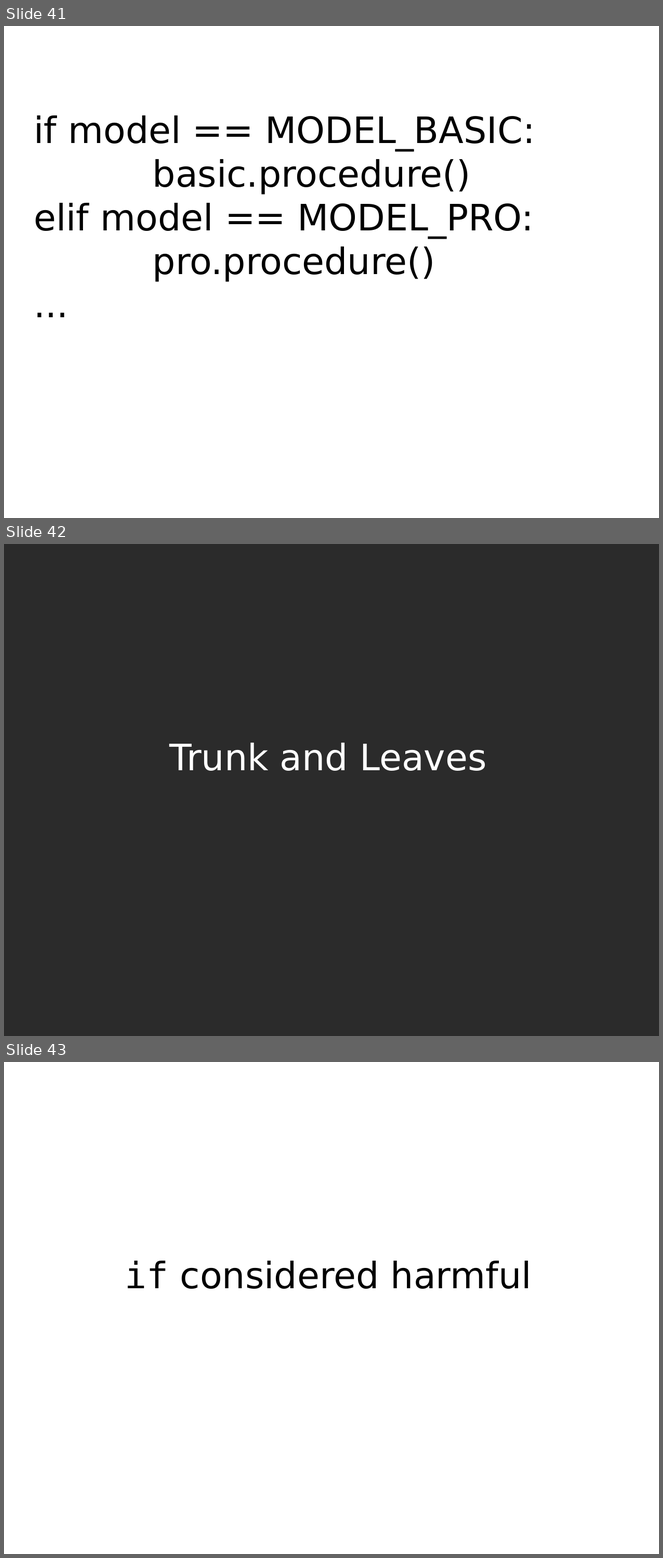
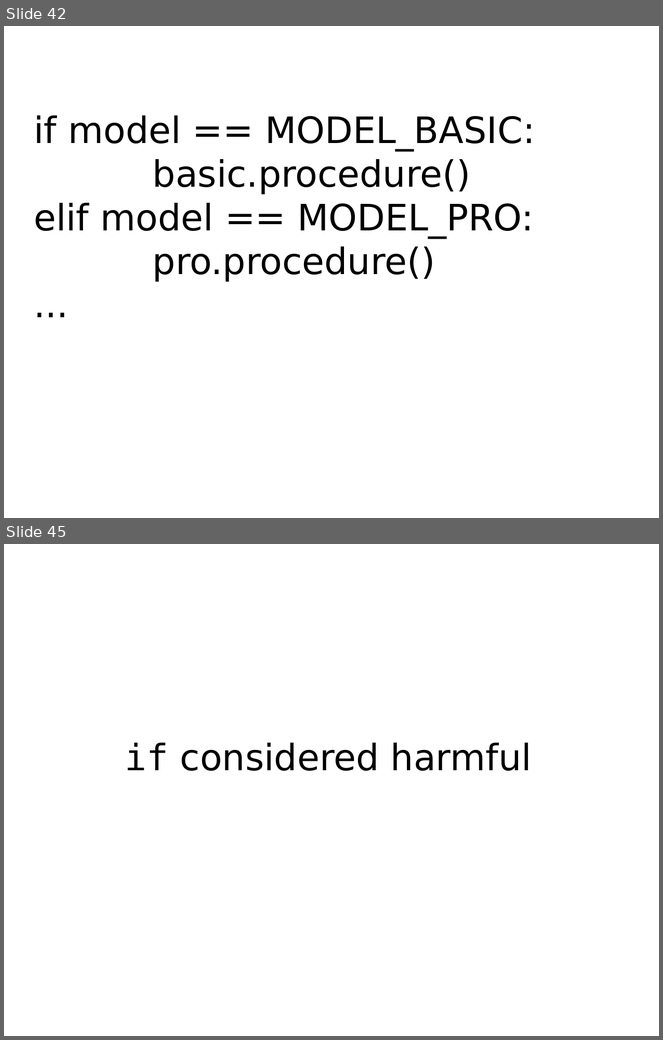
Before and after one commit to mkohler/embedded_python_presentation, a slide deck: embedded_python.odp. Shown one above the other, each under a label of ours: slides 41, 42 and 43 before the commit, slides 42 and 45 after it; the slides between them are not shown. The pictures are 663x1558 and 663x1040 pixels, drawn with LibreOffice and Linux fonts; fonts in the diff are those of the drawing; background and template pictures are left out; a plain dark background stands for a picture behind light text. Boxes give left, top, right and bottom in pixels: in the first picture for what was removed or moved away, otherwise in the second. Text is boxed around its words. In the diff, an @@ line names an element or a change of style, - is before the commit and + after.

```diff
--- a/embedded_python.odp
+++ b/embedded_python.odp
@@ slide 42 removed at [4, 544, 659, 1036], background picture (left out) @@
@@ title removed at [170, 743, 487, 771] @@
-Trunk and Leaves
@@ what was slide 41 is now slide 42 @@
@@ what was slide 43 is now slide 45 @@
```
Also in this commit, not shown: 1 slide added, 1 other file.
